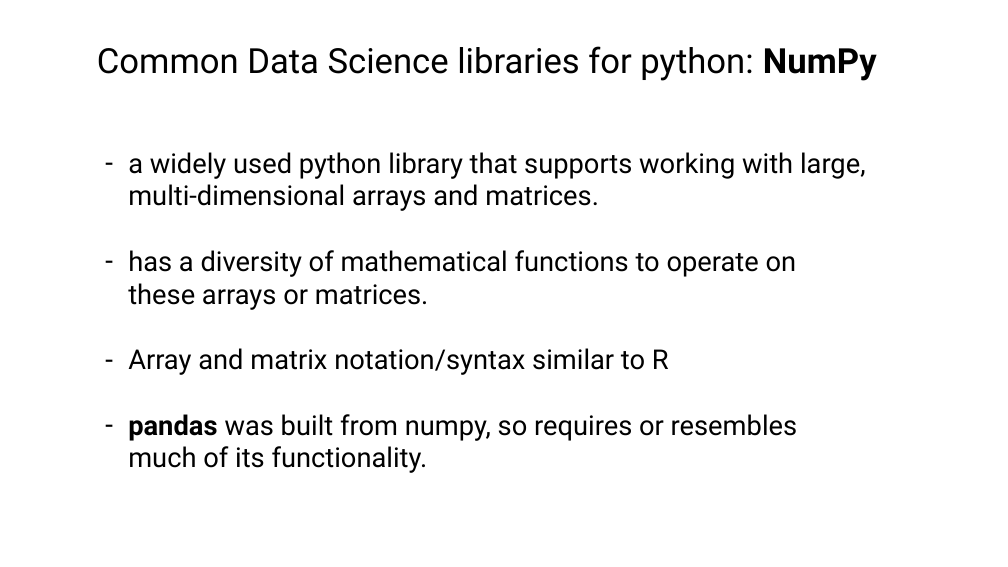
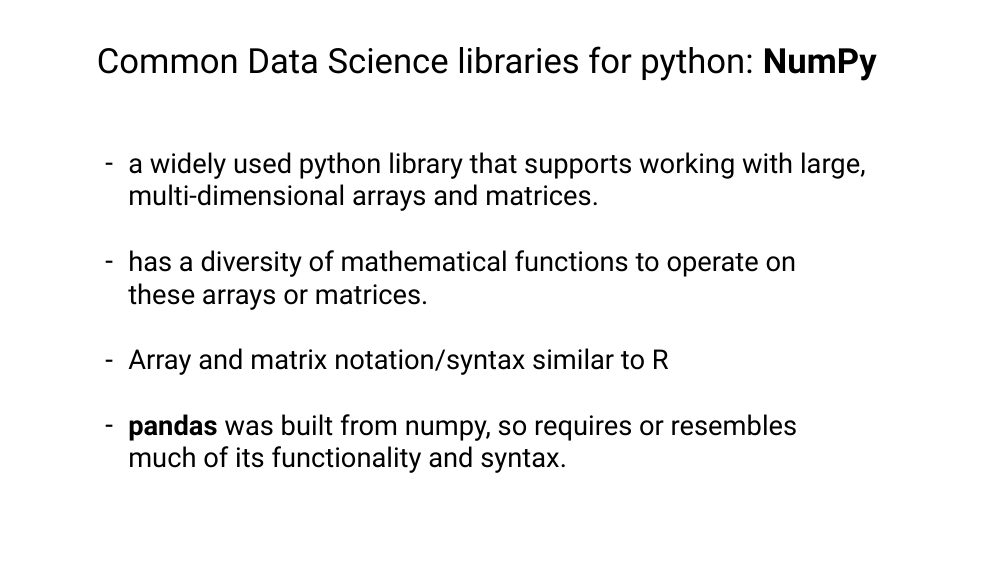
Before and after one commit to tparchman/F24_BIOL792, a slide deck: slide 8 of week12_python7_pandas/python12_numpy_pandas.pptx. Drawn at 1008x567 pixels with LibreOffice and Linux fonts; fonts in the diff are those of the drawing. Boxes give left, top, right and bottom in pixels: in the first picture for what was removed or moved away, otherwise in the second. Text is boxed around its words. In the diff, an @@ line names an element or a change of style, - is before the commit and + after.

```diff
--- a/week12_python7_pandas/python12_numpy_pandas.pptx
+++ b/week12_python7_pandas/python12_numpy_pandas.pptx
@@ text at [128,414,798,473]: text changed @@
-– pandas was built from numpy, so requires or resembles much of its functionality.
+– pandas was built from numpy, so requires or resembles much of its functionality and syntax.
```
Also in this commit, not shown: 1 other slide changed, 10 other files.
